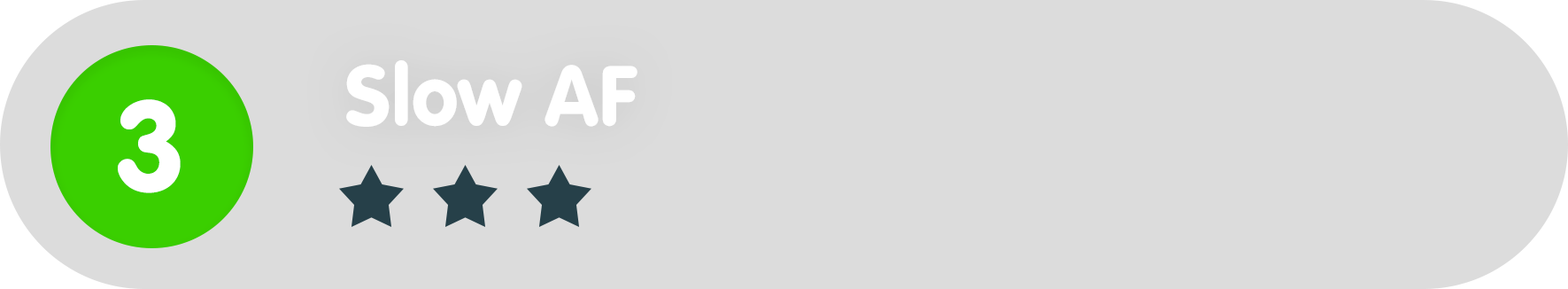
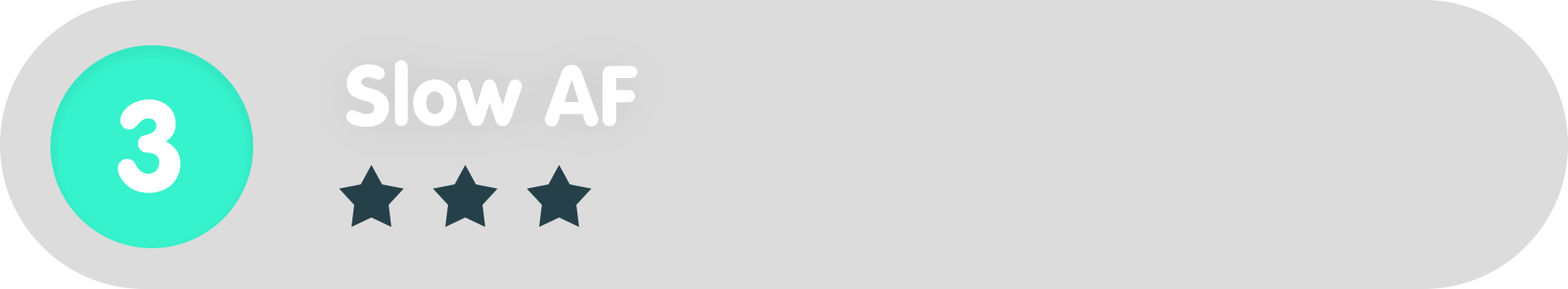
Before/after of a (1568, 289) layered artwork. What changed in the layer stack:
painted on "Ellipse_green" over [50, 45, 254, 248]
